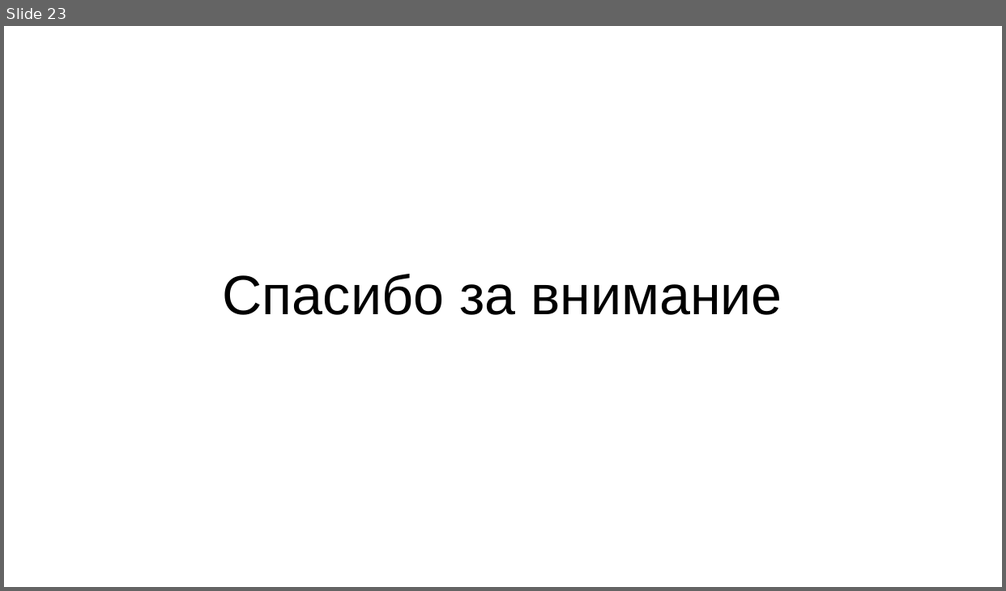
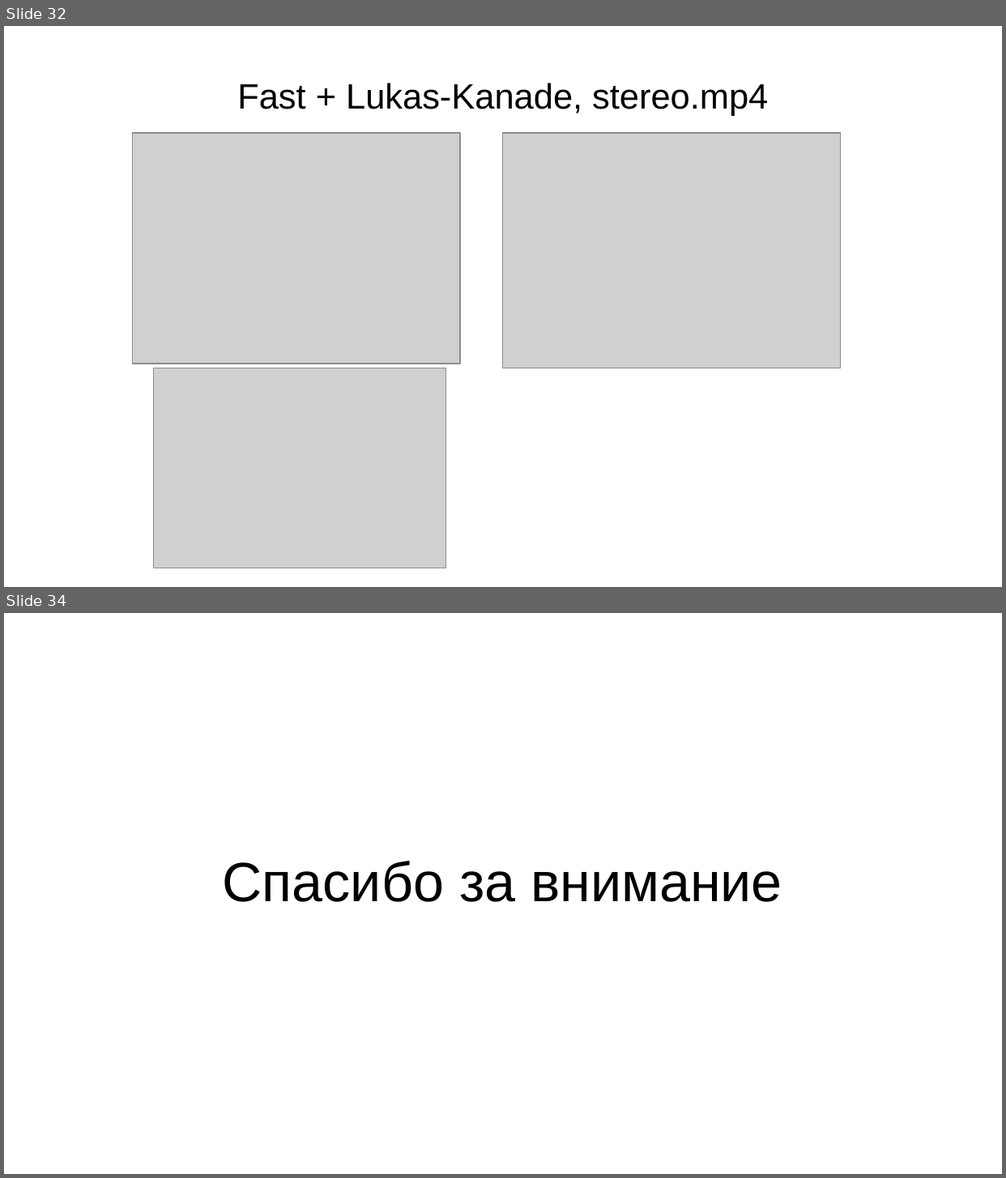
Before and after one commit to daniel-95/diploma, a slide deck: диплом/вкр.pptx. Shown one above the other, each under a label of ours: slide 23 before the commit, slides 32 and 34 after it; the slides between them are not shown. The pictures are 1006x591 and 1006x1178 pixels, drawn with LibreOffice and Linux fonts; fonts in the diff are those of the drawing; grey boxes stand for pictures. Boxes give left, top, right and bottom in pixels: in the first picture for what was removed or moved away, otherwise in the second. Text is boxed around its words. In the diff, an @@ line names an element or a change of style, - is before the commit and + after.

```diff
--- a/диплом/вкр.pptx
+++ b/диплом/вкр.pptx
@@ slide 32 added at bbox=[4, 26, 1002, 587], background #FFFFFF @@
@@ text added at bbox=[237, 83, 768, 116], 28 pt, text #000000 @@
+Fast + Lukas-Kanade, stereo.mp4
@@ picture added at bbox=[133, 133, 460, 364] @@
@@ picture added at bbox=[503, 133, 841, 369] @@
@@ picture added at bbox=[153, 369, 446, 569] @@
@@ what was slide 23 is now slide 34 @@
```
Also in this commit, not shown: 4 slides changed, 12 other slides added, 2 slides removed, 1 other file.
